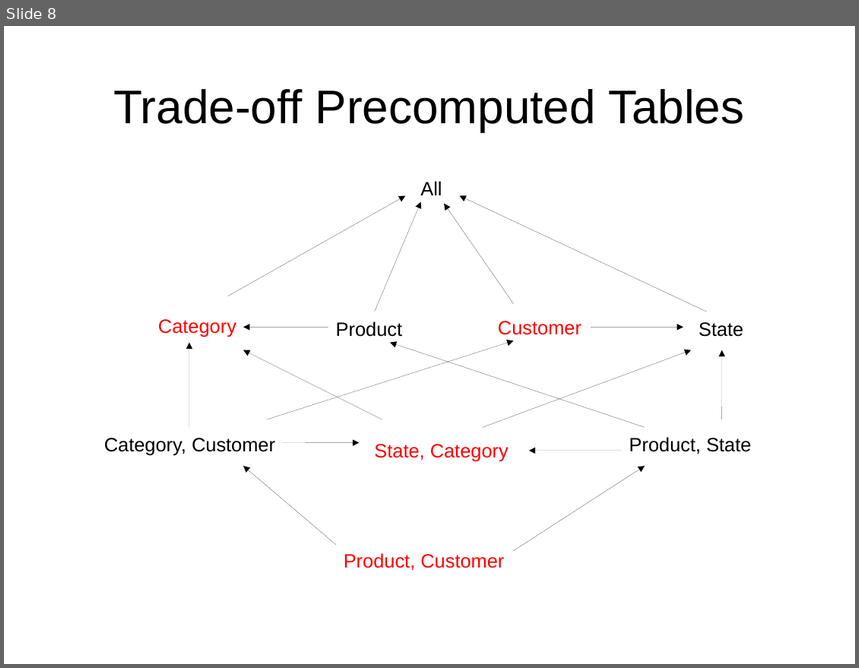
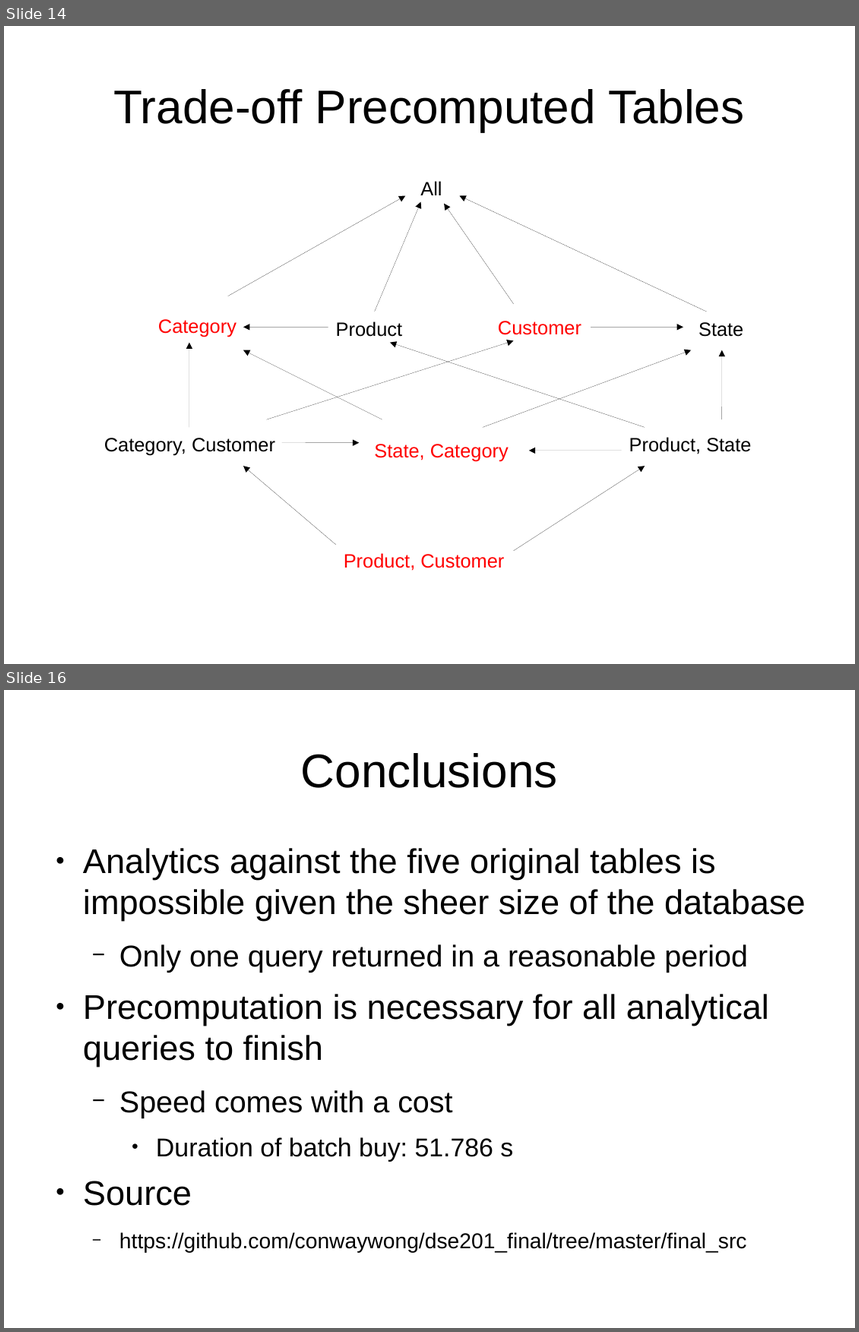
Before and after one commit to afcarl/dse201_final, a slide deck: dse201_final_report.odp. Shown one above the other, each under a label of ours: slide 8 before the commit, slides 14 and 16 after it; the slides between them are not shown. The pictures are 859x668 and 859x1332 pixels, drawn with LibreOffice and Linux fonts; fonts in the diff are those of the drawing. Boxes give left, top, right and bottom in pixels: in the first picture for what was removed or moved away, otherwise in the second. Text is boxed around its words. In the diff, an @@ line names an element or a change of style, - is before the commit and + after.

```diff
--- a/dse201_final_report.odp
+++ b/dse201_final_report.odp
@@ slide 16 added at bbox=[4, 690, 855, 1328], background #FFFFFF @@
@@ title added at bbox=[301, 753, 558, 788], 44 pt, text #000000 @@
+Conclusions
@@ text added at bbox=[83, 848, 806, 1253], 32 pt, text #000000 @@
+● Analytics against the five original tables is impossible given the sheer size of the database
+  − Only one query returned in a reasonable period
+● Precomputation is necessary for all analytical queries to finish
+  − Speed comes with a cost
+    ● Duration of batch buy: 51.786 s
+● Source
+  − https://github.com/conwaywong/dse201_final/tree/master/final_src
@@ what was slide 8 is now slide 14 @@
```
Also in this commit, not shown: 11 slides changed, 1 other slide added, 6 slides removed, 5 other files.
